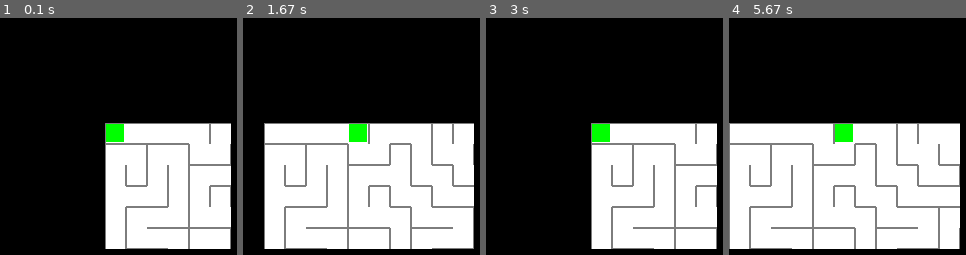
Above: before the commit, frames 1-4 (left to right).
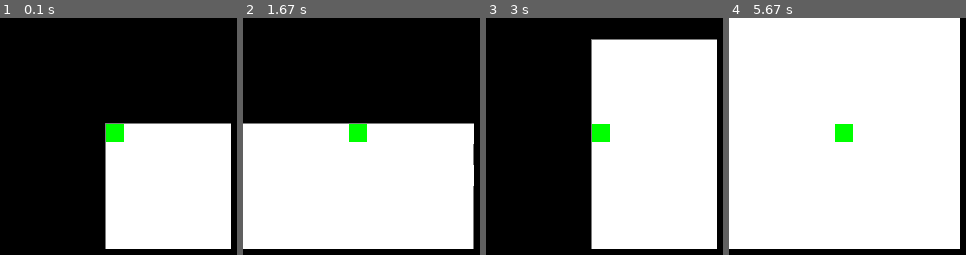
Above: after the commit, the same moments.

Repository: MartinRB45534/Escape
Game: pygame game, started from test_pygame.py
Same seed, same stepped clock (60 frames per second), same inputs: the game is played once before the commit and once after it.
Inputs:
- Up to frame 1 (0.1 s): no input
- Up to frame 2 (1.67 s): hold Right 0.33-0.8 s; hold Up 0.83-1.13 s; hold Right 1.17-1.63 s
- Up to frame 3 (3 s): hold Left 1.67-2.2 s; hold Down 2.23-2.53 s; hold Left 2.57-2.97 s
- Up to frame 4 (5.67 s): hold Right 3.4-4.03 s; hold Down 4.07-4.43 s; hold Left 4.47-4.93 s; hold Right 4.97-5.43 s; hold Up from 5.47 s (still down)

The runs differ from the first frame. In frame 1, 2.2% of the frame differs, in the area x 44-98%, y 44-98%; in frame 2, 8.7%; in frame 3, 21%; in frame 4, 48%, in the area x 0-98%, y 0-98%.

Commit message:
Ajout de monstres fonctionnels

Diff:
--- a/Labyrinthe.py
+++ b/Labyrinthe.py
@@ -41,15 +41,19 @@
         if self.patterns != None:
             self.patterns[0].generation()
             self.matrice_cases=self.patterns[0].copie((self.largeur-self.patterns[0].largeur)//2,(self.hauteur-self.patterns[0].hauteur)//2,self.matrice_cases)
+
+            self.patterns[1].generation()
+            self.matrice_cases=self.patterns[1].copie(0,0,self.matrice_cases)
+
     def peut_passer(self,coord,sens):
         """
-        Fonction qui valide et applique ou non le mouvement du joueur
-        Entrées:
-            -coordonnnées  actuelles du joueur
-            -direction vers laquelle le joueur veut se diriger
-        Sorties:
-            -un booléen qui indique si le joueur est passé ou pas
-            -les nouvelles coordonnées du joueur
+        Fonction qui valide et applique ou non le mouvement de l'entitée
+        Entrées:
+            -coordonnnées  actuelles de l'entitée
+            -direction vers laquelle l'entitée veut se diriger
+        Sorties:
+            -un booléen qui indique si l'entitée est passé ou pas
+            -les nouvelles coordonnées de l'entitée
         """
         newcoord = coord
         case = self.matrice_cases[coord[0]][coord[1]]
@@ -165,6 +169,7 @@
             la hauteur de la vue
         Sortie:
             la vue correspondante
+            les coordonnées de la vue dans le labyrinthe
         """
 
         vue=[]
@@ -184,7 +189,7 @@
                 else:
                     colonne.append(self.matrice_cases[x][y])
             vue.append(colonne)
-        return vue
+        return vue,[min_x,min_y]
 
     def resolution(self,arrivee_x,arrivee_y):
         """
--- a/Monstres.py
+++ b/Monstres.py
@@ -45,8 +45,8 @@
         accesible=False
 
         if self.joueur_en_vue(position_lab,vue,position_joueur):
-            solution= Resolveur(vue,len(vue),len(vue[0]),position_joueur[0],position_joueur[1],self.position[0]-position_lab[0],self.position[1]-position_lab[1])
-            accesible=solution.resolution()
+            solution= Resolveur(vue,len(vue),len(vue[0]),position_joueur[0]-position_lab[0],position_joueur[1]-position_lab[1],self.position[0]-position_lab[0],self.position[1]-position_lab[1])
+            accesible=solution.resolution(False,False)
 
         return accesible
 
@@ -58,16 +58,18 @@
             une matrices de cases correspondant à la vue du monstre
             la position du joueur dans le labrinthe
         Sorties:
-            La prochaine position voulue par le monstre
+            La direction de la prochaine position voulue par le monstre
         """
         prochaine_position=[]
 
+        prochaine_direction=None
+
         if self.joueur_accesible(position_lab,vue,position_joueur):
-            prochaine_position=self.rush(position_lab,vue,position_joueur)
+            prochaine_direction=self.rush(position_lab,vue,position_joueur)
         else:
-            prochaine_position=self.cherche(vue,position_lab)
+            prochaine_direction=self.cherche(vue,position_lab)
 
-        return prochaine_position
+        return prochaine_direction
 
     def cherche(self,vue,position_lab):
         """
@@ -76,7 +78,7 @@
             la position de la vue dans le labyrinthe
             une matrices de cases correspondant à la vue du monstre
         Elle renvoie:
-            la prochaine position voulue par le monstre
+            la direction de la prochaine position voulue par le monstre
         """
         print("Objet non défini un monstre est un type pas une entitée!!")
 
@@ -88,17 +90,42 @@
             une matrices de cases correspondant à la vue du monstre
             la position du joueur dans le labrinthe
         Sorties:
-            la prochaine position voulue
+            la direction de la prochaine position voulue
         """
+        direction_voulue=None
         #on initialise le résolveut pour qu'il nous trouve la prochaine position
-        resolveur= Resolveur(vue,len(vue),len(vue[0]),position_joueur[0],position_joueur[1],self.position[0]-position_lab[0],self.position[1]-position_lab[1])
-        chemin=resolveur.resolution(True)
+        resolveur= Resolveur(vue,len(vue),len(vue[0]),position_joueur[0]-position_lab[0],position_joueur[1]-position_lab[1],self.position[0]-position_lab[0],self.position[1]-position_lab[1])
+        chemin=resolveur.resolution(True,False)
         #on renvoie la prochaine action a effectuer
         position_suivante=None
         if chemin!=None:
             if len(chemin)>1:
                 position_suivante=chemin[1]
-        return position_suivante
+                direction_voulue=self.direction_suivante(chemin[0],chemin[1])
+
+        return direction_voulue
+
+    def direction_suivante(self,position_actuelle,position_voulue):
+        """
+        Fonction qui prend en entrée:
+            la position du monstre
+            la prochaine position voulue du monstre
+        Sortie:
+            la direction que le monstre veut prendre
+        """
+        direction=None
+
+        if position_actuelle[1]<position_voulue[1]:
+            direction=HAUT
+        elif position_actuelle[0]<position_voulue[0]:
+            direction=DROITE
+        elif position_actuelle[1]>position_voulue[1]:
+            direction=BAS
+        else:
+            direction=GAUCHE
+
+
+        return direction
 
     def dessine_toi(self,screen,decalage,LARGEUR_CASE,LARGEUR_MUR,position_screen):
         pygame.draw.rect(screen, self.couleur,(decalage[0]*(LARGEUR_CASE+LARGEUR_MUR)+LARGEUR_MUR+position_screen[1],decalage[1]*(LARGEUR_CASE+LARGEUR_MUR)+LARGEUR_MUR+position_screen[1],LARGEUR_CASE-2*LARGEUR_MUR,LARGEUR_CASE-2*LARGEUR_MUR))
@@ -110,8 +137,22 @@
         return self.position
     def setCouleur(self,couleur):
         self.couleur=couleur
+    def getLargeurVue(self):
+        return self.largeur_vue
+    def getHauteurVue(self):
+        return self.hauteur_vue
 
 
 class Slime(Monstre):
-    def __init__():
-        pass
+    """def __init__(self,position,largeur_vue,hauteur_vue,couleur=(255,0,0)):
+        super.__init__(position,largeur_vue,hauteur_vue,couleur=(255,0,0))"""
+    def cherche(self,vue,position_lab):
+        """
+        Fonction à surdéfinir dans la classe fille (réécrire ce qu'il y a a l'intérieur)
+        Elle prend en entrée:
+            la position de la vue dans le labyrinthe
+            une matrices de cases correspondant à la vue du monstre
+        Elle renvoie:
+            la direction de la prochaine position voulue par le monstre
+        """
+        return random.randrange(0,3)
--- a/Niveau.py
+++ b/Niveau.py
@@ -51,10 +51,12 @@
         #poids permettants de manipuler l'aléatoire
         self.poids=[2,6,2,1]
 
-
+        #salle pour exp monstres
+        self.salles.append(Patern(20,20,self.LARGEUR_CASE,self.LARGEUR_MUR))
 
         self.lab=Labyrinthe(self.CASES_X,self.CASES_Y,self.CASES_X-1,self.CASES_Y-1,self.LARGEUR_CASE,self.LARGEUR_MUR,self.poids,self.salles)
         self.lab.generation()
+
         if res :
             self.lab.resolution(self.CASES_X-1,self.CASES_Y-1)
 
@@ -62,13 +64,15 @@
         self.screen = pygame.display.set_mode((FENETRE_X,FENETRE_Y),pygame.RESIZABLE)
         self.screen.fill((0,0,0))
 
+        #entitées
         self.joueur=Joueur()
-        self.monstres=[Monstre([10,10],10,10)]
+        self.monstres=[Slime([10,10],10,10)]
 
+        #texte de fin
         font = pygame.font.SysFont(None, 72)
         self.textWin = font.render("Vous avez gagné!! \(^o^)/", True, (128, 0, 0))
 
-        #varaibles correspondants a la largeur et la hauteur du zoom
+        #variables correspondants a la largeur et la hauteur du zoom
         self.zoom_largeur=11
         self.zoom_hauteur=11
 
@@ -76,16 +80,22 @@
 
     def run(self):
         run=True
-        self.lab.dessine_toi(self.screen,self.joueur.position,self.monstres,self.position_screen,self.zoom_largeur,self.zoom_hauteur,self.mode_affichage,self.LARGEUR_CASE,self.LARGEUR_MUR)
-        self.joueur.dessine_toi(self.screen,(self.zoom_largeur//2,self.zoom_hauteur//2),self.LARGEUR_CASE,self.LARGEUR_MUR,self.position_screen)
-
+        self.redraw()
         #objet qui permet de gérer le temps en pygame
         clock = pygame.time.Clock()
+        #nb de frames que le joueur doit attendre entre chaque action
+        cooldown_joueur=3
+        compteur_j=0
+        #nb de frames que les monstres doivent attendre entre chaque action
+        cooldown_monstres=3
+        compteur_m=0
+
         while run:
-            #on cadence à 15 frames/sec
-            clock.tick(15)
+            #on cadence à 60 frames/sec
+            clock.tick(60)
 
-            move = False
+            move_j = False
+            move_m=False
             #si l'utilisateur décide de mettre fin au programme on sort de la boucle
             for event in pygame.event.get():
                 if event.type==pygame.QUIT:
@@ -94,27 +104,41 @@
                 if event.type == pygame.VIDEORESIZE:
                     self.zoom_largeur = event.w//(self.LARGEUR_CASE + self.LARGEUR_MUR)
                     self.zoom_hauteur = event.h//(self.LARGEUR_CASE + self.LARGEUR_MUR)
-                    self.screen.fill((0,0,0))
-                    self.lab.dessine_toi(self.screen,self.joueur.position,self.monstres,self.position_screen,self.zoom_largeur,self.zoom_hauteur,self.mode_affichage,self.LARGEUR_CASE,self.LARGEUR_MUR)
-                    self.joueur.dessine_toi(self.screen,(self.zoom_largeur//2,self.zoom_hauteur//2),self.LARGEUR_CASE,self.LARGEUR_MUR,self.position_screen)
+                    self.redraw()
 
-            #on récupère toutes les touches préssés sous forme de booléens
-            keys=pygame.key.get_pressed()
+            if compteur_j==0:
+                compteur_j=cooldown_joueur
+                #on récupère toutes les touches préssés sous forme de booléens
+                keys=pygame.key.get_pressed()
 
-            if keys[pygame.K_UP]:
-                move = self.joueur.va_vers_le_haut(self.lab)
-            elif keys[pygame.K_DOWN]:
-                move = self.joueur.va_vers_le_bas(self.lab)
-            elif keys[pygame.K_RIGHT]:
-                move = self.joueur.va_vers_la_droite(self.lab)
-            if keys[pygame.K_LEFT]:
-                move = self.joueur.va_vers_la_gauche(self.lab)
+                if keys[pygame.K_UP]:
+                    move_j = self.joueur.va_vers_le_haut(self.lab)
+                elif keys[pygame.K_DOWN]:
+                    move_j = self.joueur.va_vers_le_bas(self.lab)
+                elif keys[pygame.K_RIGHT]:
+                    move_j = self.joueur.va_vers_la_droite(self.lab)
+                if keys[pygame.K_LEFT]:
+                    move_j = self.joueur.va_vers_la_gauche(self.lab)
+            else:
+                compteur_j-=1
+
+            if compteur_m==0:
+                compteur_m=cooldown_monstres
+
+                for monstre in self.monstres:
+                    vue_monstre,position_vue=self.lab.construire_vue(monstre.getPosition(),monstre.getLargeurVue(),monstre.getHauteurVue())
+                    direction_voulue=monstre.decision(position_vue,vue_monstre,self.joueur.get_position())
+                    if direction_voulue!=None:
+                        passe,newcoord=self.lab.peut_passer(monstre.getPosition(),direction_voulue)
+                        if passe:
+                            monstre.setPosition(newcoord)
+                            move_m=True
+            else:
+                compteur_m-=1
 
             #si on détecte un mouvement on redessine l'écran
-            if move:
-                self.screen.fill((0,0,0))
-                self.lab.dessine_toi(self.screen,self.joueur.position,self.monstres,self.position_screen,self.zoom_largeur,self.zoom_hauteur,self.mode_affichage,self.LARGEUR_CASE,self.LARGEUR_MUR)
-                self.joueur.dessine_toi(self.screen,(self.zoom_largeur//2,self.zoom_hauteur//2),self.LARGEUR_CASE,self.LARGEUR_MUR,self.position_screen)
+            if move_j or move_m:
+                self.redraw()
 
             if self.lab.as_gagner(self.joueur.get_position()):
                 self.screen.fill((255,255,255))
@@ -122,6 +146,10 @@
                 run=False
             pygame.display.update()
         pygame.quit()
-#zoli seeds
-#249080474072083266
-#249080474072083266
+    def redraw(self):
+        """
+        Fonction qui redessine l'entièreté de l'écran
+        """
+        self.screen.fill((0,0,0))
+        self.lab.dessine_toi(self.screen,self.joueur.position,self.monstres,self.position_screen,self.zoom_largeur,self.zoom_hauteur,self.mode_affichage,self.LARGEUR_CASE,self.LARGEUR_MUR)
+        self.joueur.dessine_toi(self.screen,(self.zoom_largeur//2,self.zoom_hauteur//2),self.LARGEUR_CASE,self.LARGEUR_MUR,self.position_screen)
--- a/Patern.py
+++ b/Patern.py
@@ -39,7 +39,7 @@
         et casse les murs qui empêches la navigation dans le labyrinthe
         """
         bords=[]
-        bords=self.case_bord(x,y)
+        bords=self.case_bord(x,y,len(matrice_lab),len(matrice_lab[0]))
 
         if len(bords)!=0:
             for i in range(0,len(bords)):
@@ -76,10 +76,11 @@
 
         return mur
 
-    def case_bord(self,x,y):
+    def case_bord(self,x,y,largeur_lab,hauteur_lab):
         """
         Fonction qui prend en entrée:
             les coordonnées de la case
+            la largeur et la hauteur du labyrinthe
             et qui renvoie la/les direction/s des bords
         """
         bords=[]
@@ -88,13 +89,13 @@
         if x!=0:
             bords+=[GAUCHE]
 
-        if x!=(self.largeur-1):
+        if x!=(largeur_lab-1):
             bords+=[DROITE]
 
         if y!=0:
             bords+=[HAUT]
 
-        if y!=(self.hauteur-1):
+        if y!=(hauteur_lab-1):
             bords+=[BAS]
 
         return bords
--- a/Resolveur.py
+++ b/Resolveur.py
@@ -23,25 +23,29 @@
         self.matrice_cases = matrice_cases
         self.modeResolution = modeResolution
         self.cases_visitees=[[False for i in range(hauteur)]for i in range(largeur)]
-    def resolution(self,get_chemin=False):
+    def resolution(self,get_chemin=False,afficher_chemin=True,afficher_seed=False):
         """
         Fonction qui résoud la matrice
         Entrée:
             Un booléen indiquant si l'on veut le chemin ou pas
+            Un booléen indiquant si l'on veut afficher le chemin ou pas
+            Un booléen indiquant si l'on veut afficher la seed ou non
         Sorties:
             un booléen indiquant si la matrice est résolvable
             OU
             le chemin par lequel l'algo est arrivé
         """
         if self.modeResolution=="Profondeur":
-            return self.resolution_en_profondeur(get_chemin)
+            return self.resolution_en_profondeur(get_chemin,afficher_chemin,afficher_seed)
         else:
             print("mode de résolution choisi incompatible")
-    def resolution_en_profondeur(self,get_chemin):
+    def resolution_en_profondeur(self,get_chemin,afficher_chemin,afficher_seed):
         """
         Fonction qui résoud la matrice avec la méthode du parcours en profondeur
         Entrées:
             Un booléen indiquant si l'on veut le chemin ou pas
+            Un booléen indiquant si l'on veut afficher le chemin ou pas
+            Un booléen indiquant si l'on veut afficher la seed ou non
         Sorties:
             un booléen indiquant si la matrice est résolvable
             OU
@@ -51,8 +55,8 @@
 
         #on définit la seed de notre solutionneur
         #cela permet d'avoir le meme résultat
-
-        print("seed",rdm)
+        if afficher_seed:
+            print("seed",rdm)
         #random.seed(498965033146031877)
         random.seed(rdm)
         depart_x=self.depart_x
@@ -84,7 +88,8 @@
             position_y=stack[len(stack)-1][1]
             #print(position_x,position_y)
             #on récupère les positions utilisables
-            self.matrice_cases[position_x][position_y].set_Couleur((0,0,255))
+            if afficher_chemin:
+                self.matrice_cases[position_x][position_y].set_Couleur((0,0,255))
 
             voisins,positions_voisins = self.voisins_case(position_x,position_y)
 
@@ -105,7 +110,8 @@
                 #on ajoute les nouvelles coordonnées de la case au stack
                 stack.append([new_x,new_y])
             else:
-                self.matrice_cases[position_x][position_y].set_Couleur((255,0,0))
+                if afficher_chemin:
+                    self.matrice_cases[position_x][position_y].set_Couleur((255,0,0))
                 #on revient encore en arrière
                 stack.pop()
                 #print(position_x,position_y,len(stack))
